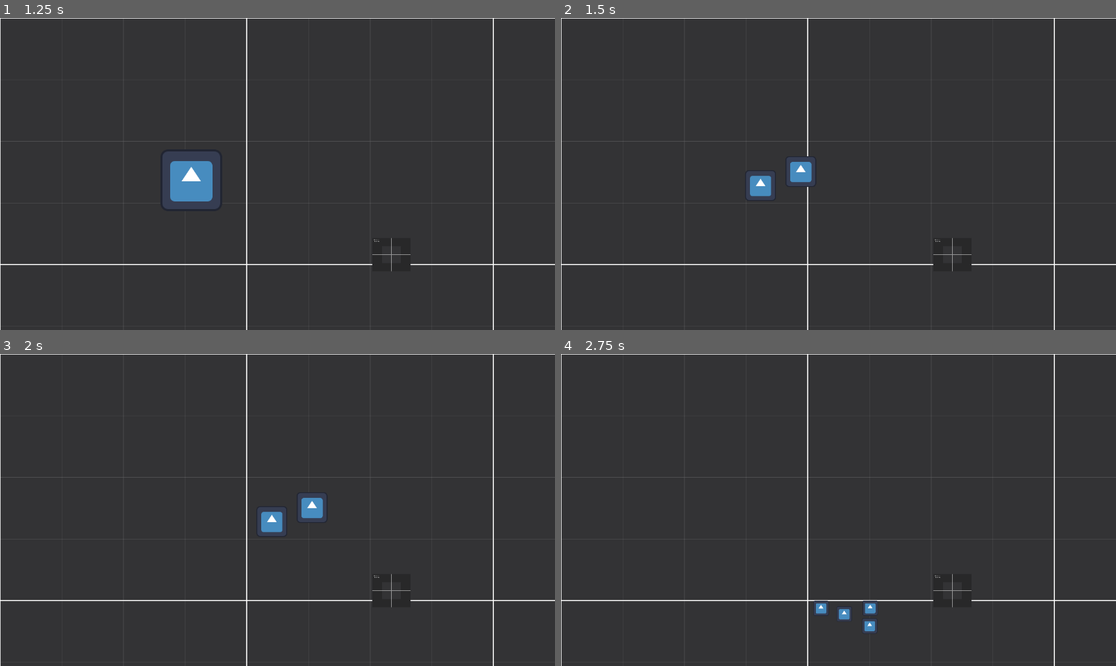
Above: before the commit, frames 1-4 (two rows, left to right).
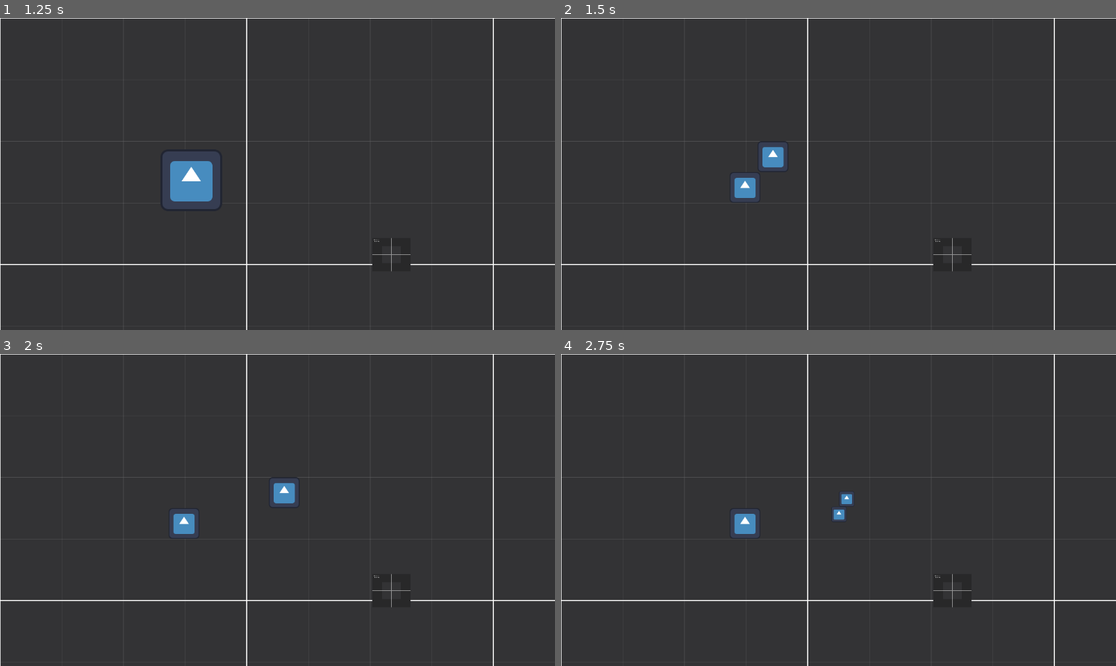
Above: after the commit, the same moments.

Repository: mEthan-e/BrainlessGameJam
Game: Godot game, scene res://Scenes/main.tscn
Two runs of this game, one before a commit and one after it. Both use one fixed random seed, a clock stepped at 60 frames per second and the inputs below. The engine's default icon, where the game draws it, is replaced by a stand-in: a white triangle on a blue panel in a dark square.
Inputs (mouse positions are in pixels of both pictures, inside the frame that each line leads up to):
- Up to frame 1 (1.25 s): click (188, 180) at 0.5 s
- Up to frame 2 (1.5 s): tap Enter at 1.25 s; hold D (right) from 1.28 s (still down); tap E (split) at 1.35 s
- Up to frame 3 (2 s): keep holding D (right)
- Up to frame 4 (2.75 s): release D (right) at 2.03 s; hold S (down) from 2.03 s (still down); tap E (split) at 2.1 s

Frame 1 is identical in both runs. In frame 2, 1.6% of the frame differs, in the area x 30-46%, y 39-60%; in frame 3, 1.8%, in the area x 30-59%, y 39-60%; in frame 4, 1.2%.

Commit message:
Added Clone Switching
via clicking on the clones

Diff:
--- a/brainless-game-jam-game/Scenes/button.tscn
+++ b/brainless-game-jam-game/Scenes/button.tscn
@@ -1,18 +1,17 @@
 [gd_scene format=3 uid="uid://chcs4eibohqhi"]
 
-[ext_resource type="Script" uid="uid://cv4wq375vns4e" path="res://pressbutton.gd" id="1_4xj2j"]
+[ext_resource type="Script" uid="uid://cv4wq375vns4e" path="res://Scripts/pressbutton.gd" id="1_4xj2j"]
 [ext_resource type="Texture2D" uid="uid://dcxt5dq5hrcm3" path="res://Dark/texture_12.png" id="2_odr81"]
 
 [sub_resource type="RectangleShape2D" id="RectangleShape2D_ht7lc"]
 size = Vector2(78, 68)
 
 [node name="Button" type="Node2D" unique_id=1649036504]
-position = Vector2(477, 240)
 
 [node name="Area2D" type="Area2D" parent="." unique_id=445931652]
 script = ExtResource("1_4xj2j")
 
-[node name="Sprite2D" type="Sprite2D" parent="Area2D" unique_id=1636757587]
+[node name="Texture" type="Sprite2D" parent="Area2D" unique_id=1636757587]
 position = Vector2(-0.5, 0.5)
 scale = Vector2(0.077148445, 0.06738282)
 texture = ExtResource("2_odr81")
--- a/brainless-game-jam-game/Scenes/main.tscn
+++ b/brainless-game-jam-game/Scenes/main.tscn
@@ -18,3 +18,4 @@
 
 [node name="TestPlayer" parent="." unique_id=1252202136 instance=ExtResource("1_jjgbg")]
 position = Vector2(397, 337)
+max_splits = 5
--- a/brainless-game-jam-game/Scripts/test_player.gd
+++ b/brainless-game-jam-game/Scripts/test_player.gd
@@ -4,20 +4,24 @@
 @export var max_splits: int = 2
 var player := load("res://Scenes/playerParts/testPlayer.tscn")
 var current_split_count
-var is_controlling: bool = true # false unless this is the main player and no other clones are spawned, plesae implement
+var is_controlling: bool
 
 const SPEED = 300.0
 var direction
 
 func _ready() -> void:
 	add_to_group("players")
+
 func _init() -> void:
 	current_split_count = 0
+	is_controlling = true  # false unless this is the main player and no other clones are spawned, plesae implement
 
 func _physics_process(delta: float) -> void:
 	check_movement(direction)
 
 func check_movement(direction) -> void:
+	if (!is_controlling):
+		return
 	direction = Input.get_vector(
 		"left",
 		"right",
@@ -29,7 +33,7 @@
 
 	move_and_slide()
 
-func _process(delta: float) -> void:
+func manage_split() -> void:
 	if(Input.is_action_just_pressed("split")):
 		if(!is_controlling):
 			return
@@ -41,10 +45,16 @@
 			new_player.scale = self.scale / split_count
 			new_player.position = self.position + Vector2(randi_range(-30, 30), randi_range(-30, 30))
 			new_player.current_split_count = current_split_count
-			get_parent().add_child(new_player)
+			if (i != 0):
+				new_player.is_controlling = false
+			else:
+				new_player.is_controlling = true
+			get_parent().add_child(new_player) # why use get_parent().add_child() instead of add_sibling()?
 			print("new clone!")
 		queue_free()
 
+func _process(delta: float) -> void:
+	manage_split()
 	if(Input.is_action_just_pressed("Regroup")):
 		if(!is_controlling):
 			return
@@ -75,14 +85,12 @@
 		merged_player.scale = Vector2.ONE
 		merged_player.current_split_count = 0
 
-		get_parent().add_child(merged_player)
-
-
-
-	if (is_controlling):
-		pass # control this player
+		get_parent().add_child(merged_player) # why use get_parent().add_child() instead of add_sibling()?
 
 
 func _on_button_pressed() -> void:
 	is_controlling = !is_controlling
+	for clone in get_parent().get_children():
+		if clone.is_in_group("players") && clone != self:
+			clone.is_controlling = false
 	# disable other clones control.
Renamed: brainless-game-jam-game/pressbutton.gd -> brainless-game-jam-game/Scripts/pressbutton.gd
Renamed: brainless-game-jam-game/pressbutton.gd.uid -> brainless-game-jam-game/Scripts/pressbutton.gd.uid
